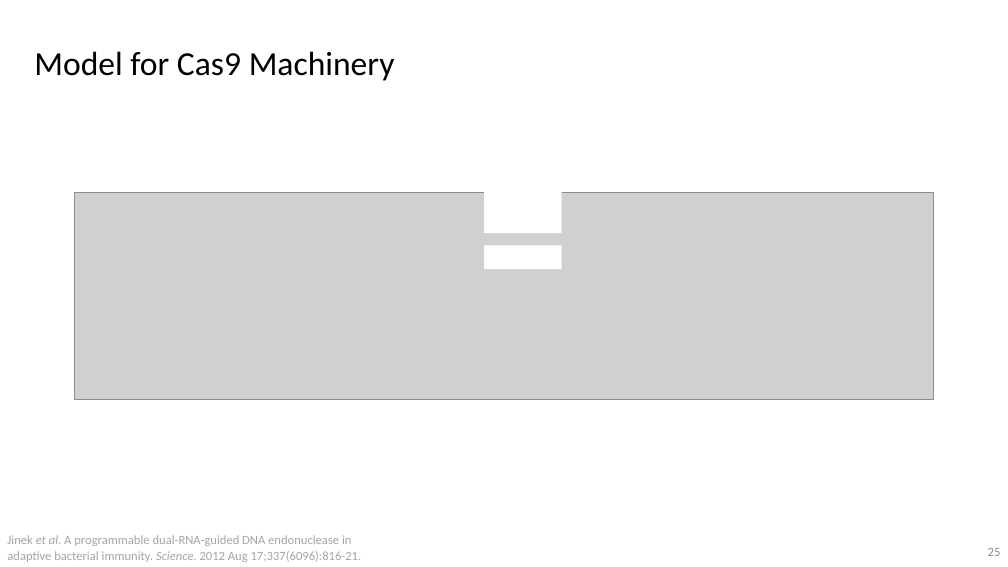
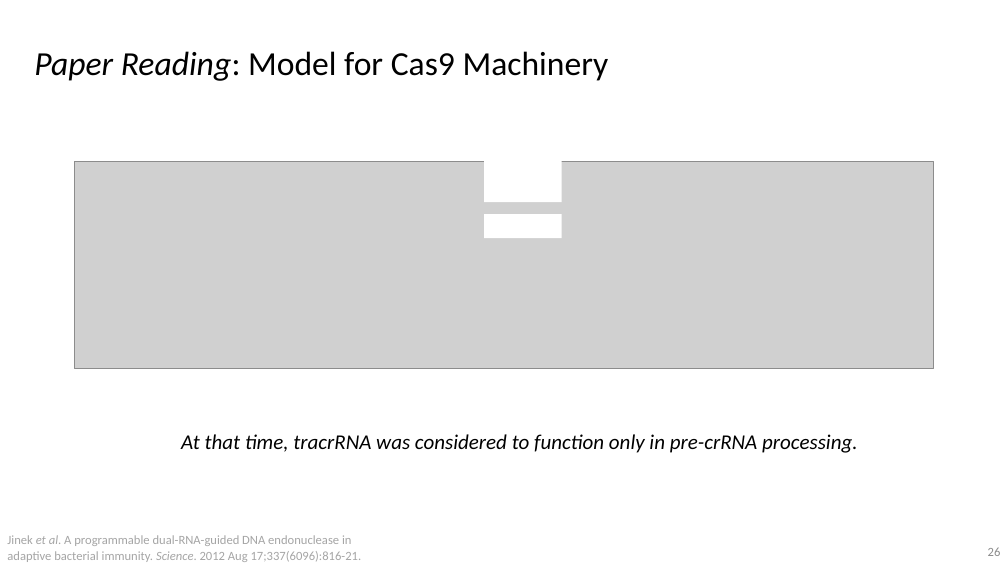
Before and after one commit to vwOvOwv/PKU-Undergraduate-Course, a slide deck: slide 26 of 遗传学(Genetics)/讨论课/Topic-3_遗传学技术/CRISPR-Cas.pptx (slide 25 before the commit). Drawn at 1008x567 pixels with LibreOffice and Linux fonts; fonts in the diff are those of the drawing; grey boxes stand for pictures. Boxes give left, top, right and bottom in pixels: in the first picture for what was removed or moved away, otherwise in the second. Text is boxed around its words. In the diff, an @@ line names an element or a change of style, - is before the commit and + after.

```diff
--- a/遗传学(Genetics)/讨论课/Topic-3_遗传学技术/CRISPR-Cas.pptx
+++ b/遗传学(Genetics)/讨论课/Topic-3_遗传学技术/CRISPR-Cas.pptx
@@ text at [34, 51, 609, 81]: text changed @@
-Model for Cas9 Machinery
+Paper Reading: Model for Cas9 Machinery
@@ 2 rectangles, 1 picture: place and size @@
-2 rectangles, 1 picture at [74, 167, 934, 400]
+2 rectangles, 1 picture at [74, 136, 934, 368]
@@ text added at [181, 434, 858, 453], 20 pt, text #000000, italic @@
+At that time, tracrRNA was considered to function only in pre-crRNA processing.
```
Also in this commit, not shown: 18 other slides changed, 5 slides added, 1 other file.
